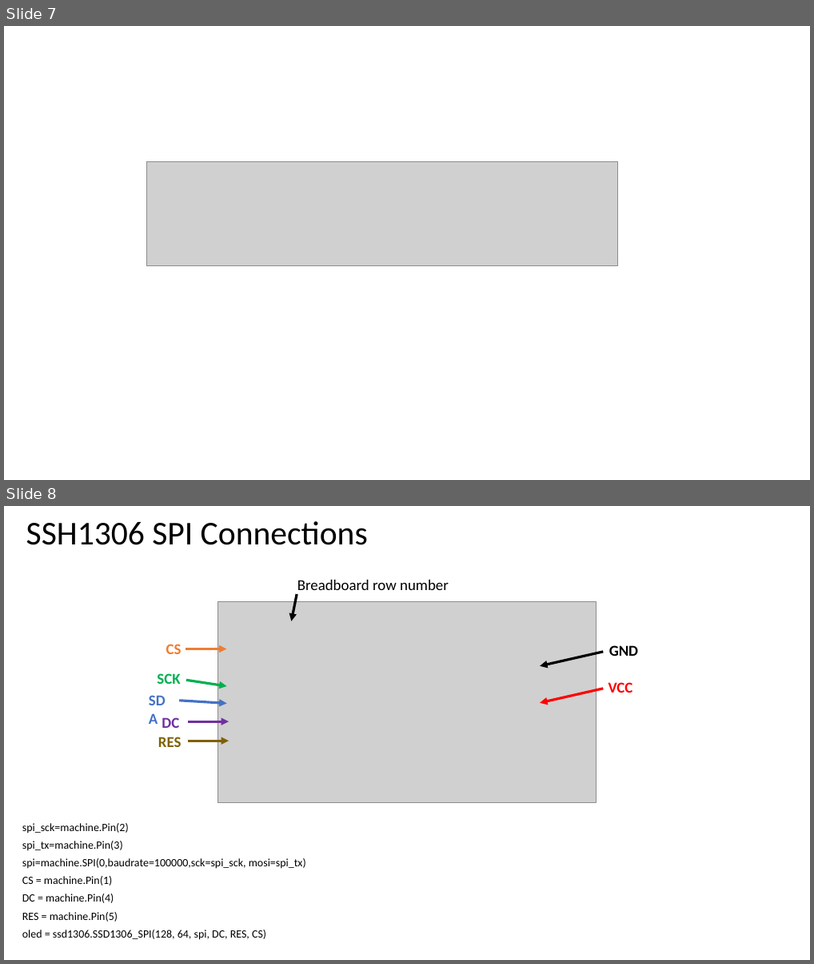
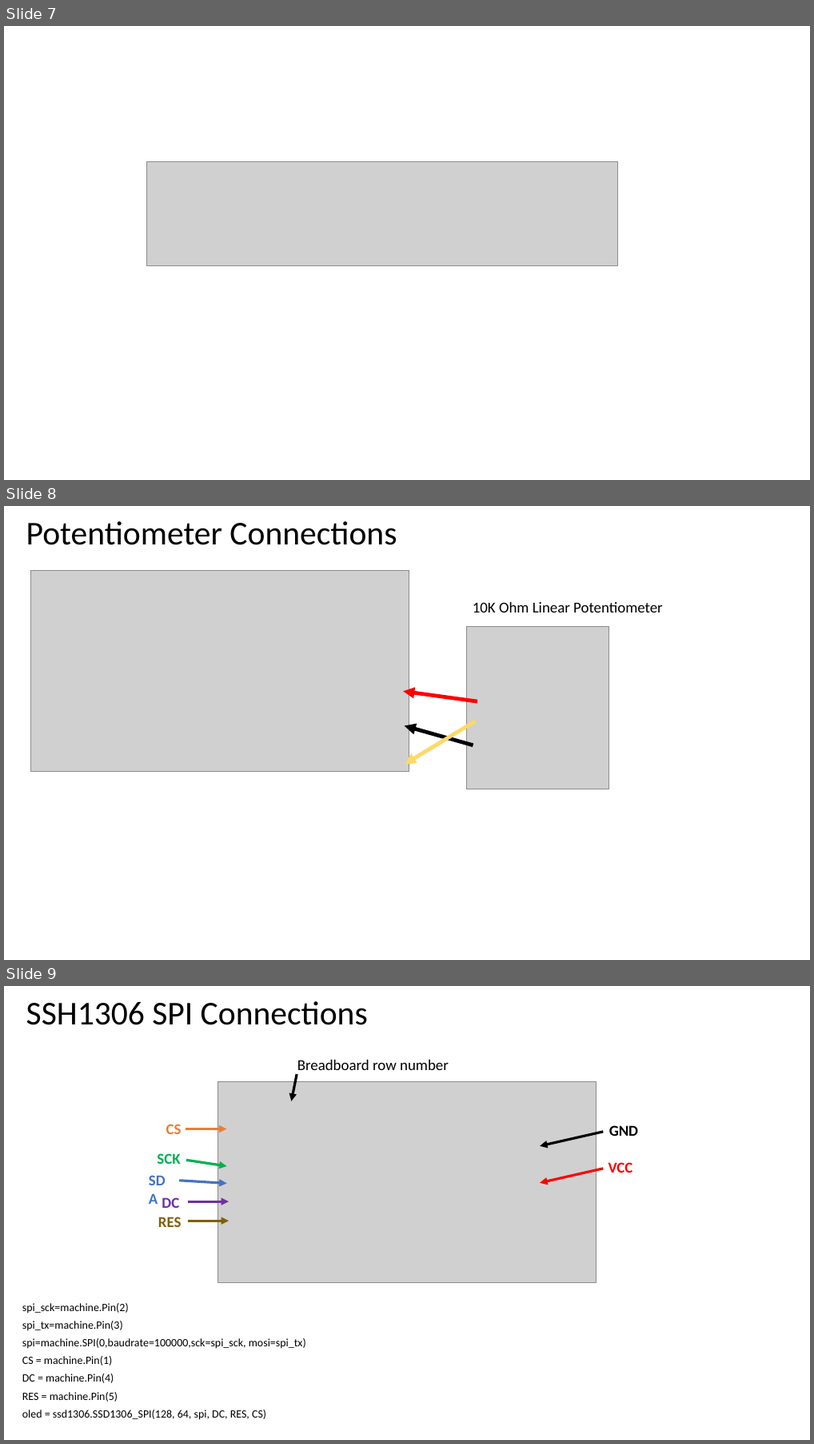
Before and after one commit to CoderDojoTC/micropython, a slide deck: docs/img/figures.pptx. Shown one above the other, each under a label of ours: slides 7 and 8 before the commit, slides 7, 8 and 9 after it. The pictures are 814x964 and 814x1444 pixels, drawn with LibreOffice and Linux fonts; fonts in the diff are those of the drawing; grey boxes stand for pictures. Boxes give left, top, right and bottom in pixels: in the first picture for what was removed or moved away, otherwise in the second. Text is boxed around its words. In the diff, an @@ line names an element or a change of style, - is before the commit and + after.

```diff
--- a/docs/img/figures.pptx
+++ b/docs/img/figures.pptx
@@ slide 8 added at (4,506,810,960), background #FFFFFF @@
@@ title added at (26,521,397,545), 39.6 pt, text #000000 @@
+Potentiometer Connections
@@ picture added at (30,570,410,770) @@
@@ text added at (473,602,663,612), 18 pt, text #000000 @@
+10K Ohm Linear Potentiometer
@@ picture added at (466,626,610,789) @@
@@ arrow added from (478, 701) to (403, 691), #FF0000 4.5 pt @@
@@ arrow added from (476, 720) to (405, 764), #FFD966 4.5 pt @@
@@ arrow added from (474, 745) to (405, 725), #000000 4.5 pt @@
@@ what was slide 8 is now slide 9 @@
```
Also in this commit, not shown: 2 other files.
